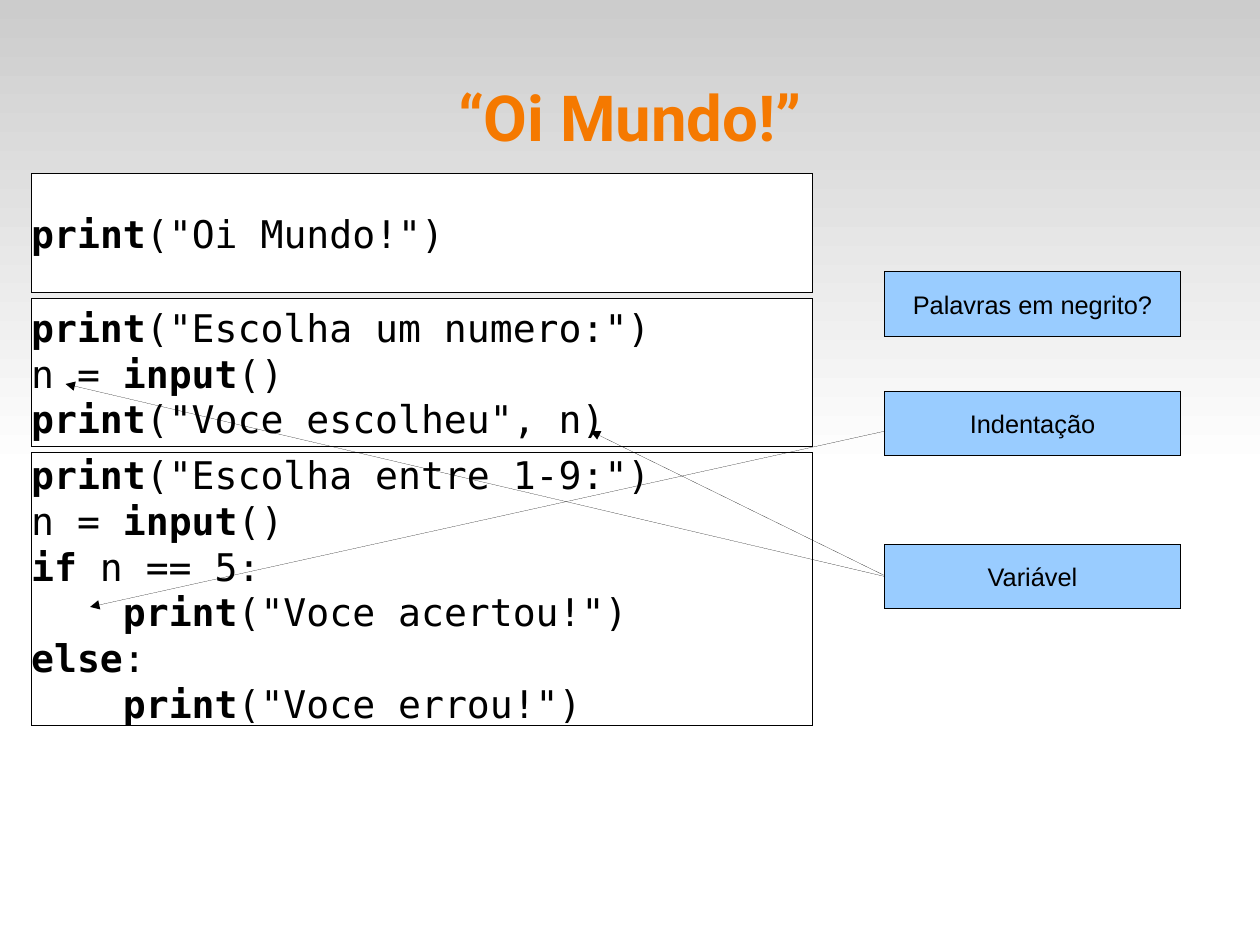
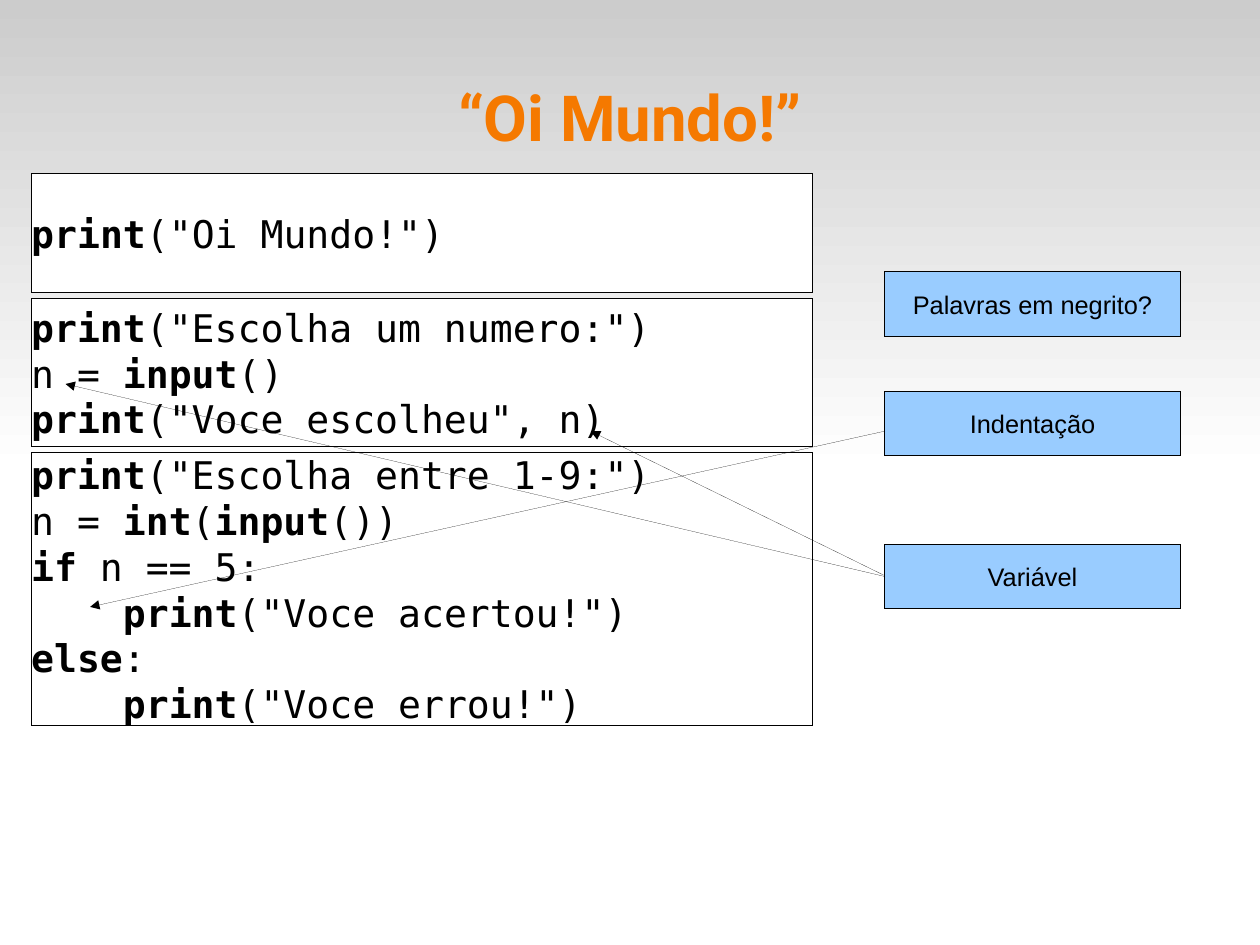
Before and after one commit to fsantanna-uerj/IPD, a slide deck: slide 3 of slides/ipd-01.odp. Drawn at 1260x945 pixels with LibreOffice and Linux fonts; fonts in the diff are those of the drawing. Boxes give left, top, right and bottom in pixels: in the first picture for what was removed or moved away, otherwise in the second. Text is boxed around its words. In the diff, an @@ line names an element or a change of style, - is before the commit and + after.

```diff
--- a/slides/ipd-01.odp
+++ b/slides/ipd-01.odp
@@ text in rectangle at [31, 504, 398, 543]: text changed @@
-n = input()
+n = int(input())
```
Also in this commit, not shown: 2 other slides changed, 7 other files.
